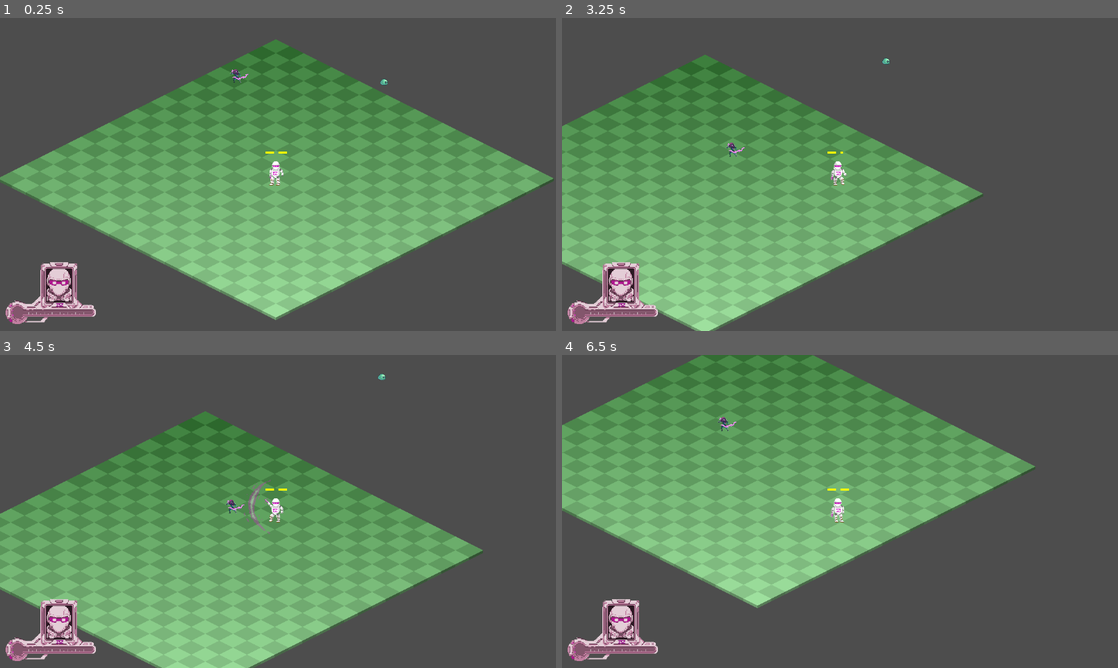
Above: before the commit, frames 1-4 (two rows, left to right).
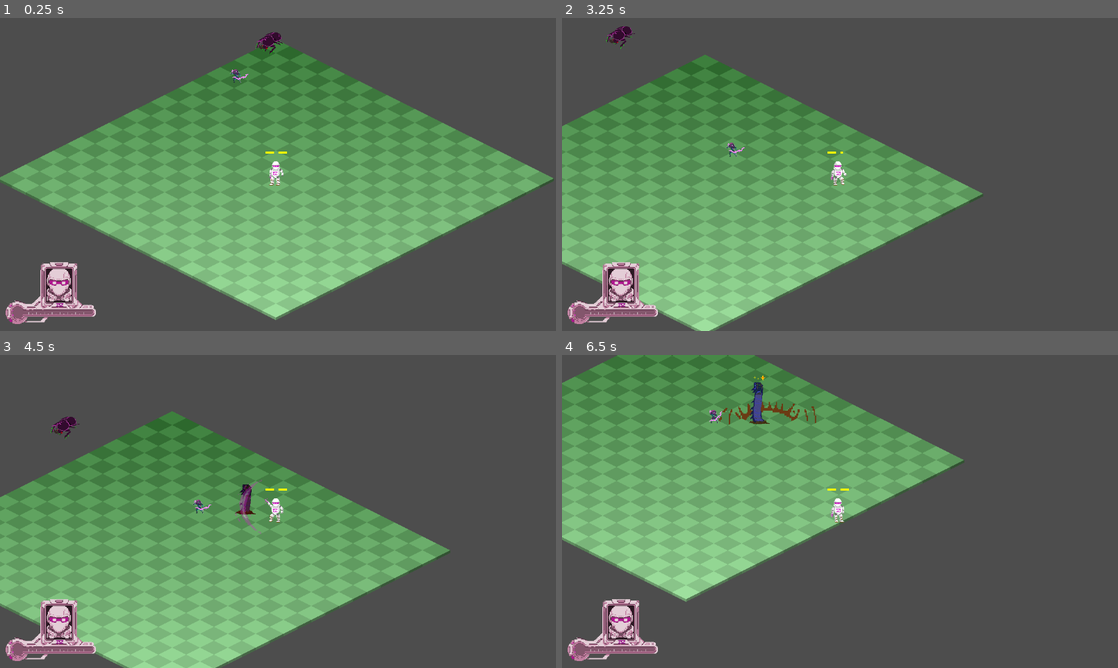
Above: after the commit, the same moments.

Repository: NoeRoberties/Odomat
Game: Godot game, scene res://Scenes/Maps/World.tscn
The game is run twice, just before and just after one commit, with the same random seed, the same clock (stepped at 60 frames per second) and the same inputs.
Inputs (mouse positions are in pixels of both pictures, inside the frame that each line leads up to):
- Up to frame 1 (0.25 s): no input
- Up to frame 2 (3.25 s): tap Enter at 0.5 s; move the mouse to (962, 158) at 0.52 s; hold D (move_right) 0.53-1.28 s; hold Shift (dash) 0.53-1.28 s; move the mouse to (728, 190) at 1.27 s; hold S (move_down) 1.28-2.03 s; tap Space (interact_npc) at 1.35 s; move the mouse to (895, 105) at 2.02 s; press the mouse at (895, 105) at 2.03 s; hold D (move_right) 2.03-2.78 s; move the mouse to (812, 237) at 2.77 s; release the mouse at (812, 237) at 2.78 s; hold W (move_up) from 2.78 s (still down); tap Shift (dash) at 2.85 s
- Up to frame 3 (4.5 s): move the mouse to (444, 558) at 3.52 s; release W (move_up) at 3.53 s; hold Space (interact_npc) 3.53-4.28 s; hold A (move_left) from 3.53 s (still down); move the mouse to (111, 464) at 4.27 s; click (111, 464) at 4.35 s
- Up to frame 4 (6.5 s): move the mouse to (867, 511) at 5.02 s; release A (move_left) at 5.03 s; hold S (move_down) 5.03-5.78 s; hold Shift (dash) 5.03-5.78 s; move the mouse to (756, 433) at 5.77 s; hold D (move_right) from 5.78 s (still down); tap Space (interact_npc) at 5.85 s

The runs differ from the first frame. In frame 1, 0.2% of the frame differs, in the area x 45-70%, y 4-22%; in frame 2, 0.2%; in frame 3, 13%; in frame 4, 29%, in the area x 0-86%, y 0-81%.

Commit message:
[UPT] Use beetle sprite instead of slime, and fix blinking for enemies

Diff:
--- /dev/null
+++ b/godot-project/odomat/Scenes/Enemies/Beetle/Beetle.tscn
@@ -0,0 +1,96 @@
+[gd_scene format=3 uid="uid://dpt76ag0jeexs"]
+
+[ext_resource type="Script" uid="uid://ltynpqd0x742" path="res://Scripts/Enemies/Beetle/beetle.gd" id="1_f0k3c"]
+[ext_resource type="Texture2D" uid="uid://betqluaq6h211" path="res://Assets/Enemy/Mobs/Beetle/beetle.png" id="2_edmr7"]
+
+[sub_resource type="CircleShape2D" id="CircleShape2D_p1xxi"]
+radius = 14.035668
+
+[sub_resource type="CircleShape2D" id="CircleShape2D_7yyg5"]
+radius = 150.03
+
+[sub_resource type="AtlasTexture" id="AtlasTexture_h6ba7"]
+atlas = ExtResource("2_edmr7")
+region = Rect2(0, 64, 80, 64)
+
+[sub_resource type="AtlasTexture" id="AtlasTexture_pj7tx"]
+atlas = ExtResource("2_edmr7")
+region = Rect2(80, 64, 80, 64)
+
+[sub_resource type="AtlasTexture" id="AtlasTexture_bfev0"]
+atlas = ExtResource("2_edmr7")
+region = Rect2(160, 64, 80, 64)
+
+[sub_resource type="AtlasTexture" id="AtlasTexture_5xyne"]
+atlas = ExtResource("2_edmr7")
+region = Rect2(0, 0, 80, 64)
+
+[sub_resource type="AtlasTexture" id="AtlasTexture_5wbek"]
+atlas = ExtResource("2_edmr7")
+region = Rect2(80, 0, 80, 64)
+
+[sub_resource type="AtlasTexture" id="AtlasTexture_smy7y"]
+atlas = ExtResource("2_edmr7")
+region = Rect2(160, 0, 80, 64)
+
+[sub_resource type="SpriteFrames" id="SpriteFrames_ygk7p"]
+animations = [{
+"frames": [{
+"duration": 1.0,
+"texture": SubResource("AtlasTexture_h6ba7")
+}],
+"loop": true,
+"name": &"player_detected",
+"speed": 5.0
+}, {
+"frames": [{
+"duration": 1.0,
+"texture": SubResource("AtlasTexture_pj7tx")
+}, {
+"duration": 1.0,
+"texture": SubResource("AtlasTexture_bfev0")
+}],
+"loop": true,
+"name": &"rush",
+"speed": 8.0
+}, {
+"frames": [{
+"duration": 1.0,
+"texture": SubResource("AtlasTexture_5xyne")
+}, {
+"duration": 1.0,
+"texture": SubResource("AtlasTexture_5wbek")
+}, {
+"duration": 1.0,
+"texture": SubResource("AtlasTexture_smy7y")
+}],
+"loop": true,
+"name": &"wandering",
+"speed": 6.5
+}]
+
+[node name="Beetle" type="CharacterBody2D" unique_id=1381557161 groups=["enemies"]]
+script = ExtResource("1_f0k3c")
+metadata/_custom_type_script = "uid://ltynpqd0x742"
+
+[node name="CollisionShape2D" type="CollisionShape2D" parent="." unique_id=1592588746]
+position = Vector2(1, 0)
+shape = SubResource("CircleShape2D_p1xxi")
+
+[node name="DetectionArea" type="Area2D" parent="." unique_id=1169256084]
+
+[node name="CollisionShape2D" type="CollisionShape2D" parent="DetectionArea" unique_id=2086367212]
+shape = SubResource("CircleShape2D_7yyg5")
+
+[node name="AttackLoadingTimer" type="Timer" parent="." unique_id=1611566702]
+unique_name_in_owner = true
+process_callback = 0
+
+[node name="AnimatedSprite2D" type="AnimatedSprite2D" parent="." unique_id=1628199959]
+sprite_frames = SubResource("SpriteFrames_ygk7p")
+animation = &"player_detected"
+frame_progress = 0.011055296
+
+[connection signal="body_entered" from="DetectionArea" to="." method="_on_detection_area_body_entered"]
+[connection signal="body_exited" from="DetectionArea" to="." method="_on_detection_area_body_exited"]
+[connection signal="timeout" from="AttackLoadingTimer" to="." method="_on_attack_loading_timer_timeout"]
--- a/godot-project/odomat/Scenes/Enemies/Slime/Slime.tscn
+++ /dev/null
@@ -1,283 +0,0 @@
-[gd_scene format=3 uid="uid://dpt76ag0jeexs"]
-
-[ext_resource type="Script" uid="uid://ltynpqd0x742" path="res://Scripts/Enemies/Slime/slime.gd" id="1_f0k3c"]
-[ext_resource type="Texture2D" uid="uid://c4btd8qx1l6f7" path="res://Assets/Enemy/Mobs/slime.png" id="2_p1xxi"]
-
-[sub_resource type="AtlasTexture" id="AtlasTexture_7yyg5"]
-atlas = ExtResource("2_p1xxi")
-region = Rect2(0, 0, 64, 64)
-
-[sub_resource type="AtlasTexture" id="AtlasTexture_xsyo3"]
-atlas = ExtResource("2_p1xxi")
-region = Rect2(64, 0, 64, 64)
-
-[sub_resource type="AtlasTexture" id="AtlasTexture_oi5nh"]
-atlas = ExtResource("2_p1xxi")
-region = Rect2(128, 0, 64, 64)
-
-[sub_resource type="AtlasTexture" id="AtlasTexture_qmdr4"]
-atlas = ExtResource("2_p1xxi")
-region = Rect2(192, 0, 64, 64)
-
-[sub_resource type="AtlasTexture" id="AtlasTexture_3mnvw"]
-atlas = ExtResource("2_p1xxi")
-region = Rect2(256, 0, 64, 64)
-
-[sub_resource type="AtlasTexture" id="AtlasTexture_h65gf"]
-atlas = ExtResource("2_p1xxi")
-region = Rect2(320, 0, 64, 64)
-
-[sub_resource type="AtlasTexture" id="AtlasTexture_ri7b6"]
-atlas = ExtResource("2_p1xxi")
-region = Rect2(384, 0, 64, 64)
-
-[sub_resource type="AtlasTexture" id="AtlasTexture_tu4ju"]
-atlas = ExtResource("2_p1xxi")
-region = Rect2(448, 0, 64, 64)
-
-[sub_resource type="AtlasTexture" id="AtlasTexture_ki3du"]
-atlas = ExtResource("2_p1xxi")
-region = Rect2(0, 128, 64, 64)
-
-[sub_resource type="AtlasTexture" id="AtlasTexture_j3rtx"]
-atlas = ExtResource("2_p1xxi")
-region = Rect2(64, 128, 64, 64)
-
-[sub_resource type="AtlasTexture" id="AtlasTexture_yifxl"]
-atlas = ExtResource("2_p1xxi")
-region = Rect2(128, 128, 64, 64)
-
-[sub_resource type="AtlasTexture" id="AtlasTexture_34uwb"]
-atlas = ExtResource("2_p1xxi")
-region = Rect2(192, 128, 64, 64)
-
-[sub_resource type="AtlasTexture" id="AtlasTexture_qm87h"]
-atlas = ExtResource("2_p1xxi")
-region = Rect2(256, 128, 64, 64)
-
-[sub_resource type="AtlasTexture" id="AtlasTexture_qa8qf"]
-atlas = ExtResource("2_p1xxi")
-region = Rect2(320, 128, 64, 64)
-
-[sub_resource type="AtlasTexture" id="AtlasTexture_g73w3"]
-atlas = ExtResource("2_p1xxi")
-region = Rect2(384, 128, 64, 64)
-
-[sub_resource type="AtlasTexture" id="AtlasTexture_paogw"]
-atlas = ExtResource("2_p1xxi")
-region = Rect2(448, 128, 64, 64)
-
-[sub_resource type="AtlasTexture" id="AtlasTexture_i2uv7"]
-atlas = ExtResource("2_p1xxi")
-region = Rect2(0, 192, 64, 64)
-
-[sub_resource type="AtlasTexture" id="AtlasTexture_oggg7"]
-atlas = ExtResource("2_p1xxi")
-region = Rect2(64, 192, 64, 64)
-
-[sub_resource type="AtlasTexture" id="AtlasTexture_3w3dw"]
-atlas = ExtResource("2_p1xxi")
-region = Rect2(128, 192, 64, 64)
-
-[sub_resource type="AtlasTexture" id="AtlasTexture_aisuu"]
-atlas = ExtResource("2_p1xxi")
-region = Rect2(192, 192, 64, 64)
-
-[sub_resource type="AtlasTexture" id="AtlasTexture_tal75"]
-atlas = ExtResource("2_p1xxi")
-region = Rect2(256, 192, 64, 64)
-
-[sub_resource type="AtlasTexture" id="AtlasTexture_7h816"]
-atlas = ExtResource("2_p1xxi")
-region = Rect2(320, 192, 64, 64)
-
-[sub_resource type="AtlasTexture" id="AtlasTexture_nevve"]
-atlas = ExtResource("2_p1xxi")
-region = Rect2(384, 192, 64, 64)
-
-[sub_resource type="AtlasTexture" id="AtlasTexture_x2nwx"]
-atlas = ExtResource("2_p1xxi")
-region = Rect2(448, 192, 64, 64)
-
-[sub_resource type="AtlasTexture" id="AtlasTexture_sadrg"]
-atlas = ExtResource("2_p1xxi")
-region = Rect2(0, 64, 64, 64)
-
-[sub_resource type="AtlasTexture" id="AtlasTexture_8gdrv"]
-atlas = ExtResource("2_p1xxi")
-region = Rect2(64, 64, 64, 64)
-
-[sub_resource type="AtlasTexture" id="AtlasTexture_wf5fp"]
-atlas = ExtResource("2_p1xxi")
-region = Rect2(128, 64, 64, 64)
-
-[sub_resource type="AtlasTexture" id="AtlasTexture_oswlh"]
-atlas = ExtResource("2_p1xxi")
-region = Rect2(192, 64, 64, 64)
-
-[sub_resource type="AtlasTexture" id="AtlasTexture_h27s6"]
-atlas = ExtResource("2_p1xxi")
-region = Rect2(256, 64, 64, 64)
-
-[sub_resource type="AtlasTexture" id="AtlasTexture_ligs8"]
-atlas = ExtResource("2_p1xxi")
-region = Rect2(320, 64, 64, 64)
-
-[sub_resource type="AtlasTexture" id="AtlasTexture_i4rxo"]
-atlas = ExtResource("2_p1xxi")
-region = Rect2(384, 64, 64, 64)
-
-[sub_resource type="AtlasTexture" id="AtlasTexture_c6njv"]
-atlas = ExtResource("2_p1xxi")
-region = Rect2(448, 64, 64, 64)
-
-[sub_resource type="SpriteFrames" id="SpriteFrames_ygk7p"]
-animations = [{
-"frames": [{
-"duration": 1.0,
-"texture": SubResource("AtlasTexture_7yyg5")
-}, {
-"duration": 1.0,
-"texture": SubResource("AtlasTexture_xsyo3")
-}, {
-"duration": 1.0,
-"texture": SubResource("AtlasTexture_oi5nh")
-}, {
-"duration": 1.0,
-"texture": SubResource("AtlasTexture_qmdr4")
-}, {
-"duration": 1.0,
-"texture": SubResource("AtlasTexture_3mnvw")
-}, {
-"duration": 1.0,
-"texture": SubResource("AtlasTexture_h65gf")
-}, {
-"duration": 1.0,
-"texture": SubResource("AtlasTexture_ri7b6")
-}, {
-"duration": 1.0,
-"texture": SubResource("AtlasTexture_tu4ju")
-}],
-"loop": true,
-"name": &"wandering_down",
-"speed": 8.0
-}, {
-"frames": [{
-"duration": 1.0,
-"texture": SubResource("AtlasTexture_ki3du")
-}, {
-"duration": 1.0,
-"texture": SubResource("AtlasTexture_j3rtx")
-}, {
-"duration": 1.0,
-"texture": SubResource("AtlasTexture_yifxl")
-}, {
-"duration": 1.0,
-"texture": SubResource("AtlasTexture_34uwb")
-}, {
-"duration": 1.0,
-"texture": SubResource("AtlasTexture_qm87h")
-}, {
-"duration": 1.0,
-"texture": SubResource("AtlasTexture_qa8qf")
-}, {
-"duration": 1.0,
-"texture": SubResource("AtlasTexture_g73w3")
-}, {
-"duration": 1.0,
-"texture": SubResource("AtlasTexture_paogw")
-}],
-"loop": true,
-"name": &"wandering_left",
-"speed": 5.0
-}, {
-"frames": [{
-"duration": 1.0,
-"texture": SubResource("AtlasTexture_i2uv7")
-}, {
-"duration": 1.0,
-"texture": SubResource("AtlasTexture_oggg7")
-}, {
-"duration": 1.0,
-"texture": SubResource("AtlasTexture_3w3dw")
-}, {
-"duration": 1.0,
-"texture": SubResource("AtlasTexture_aisuu")
-}, {
-"duration": 1.0,
-"texture": SubResource("AtlasTexture_tal75")
-}, {
-"duration": 1.0,
-"texture": SubResource("AtlasTexture_7h816")
-}, {
-"duration": 1.0,
-"texture": SubResource("AtlasTexture_nevve")
-}, {
-"duration": 1.0,
-"texture": SubResource("AtlasTexture_x2nwx")
-}],
-"loop": true,
-"name": &"wandering_right",
-"speed": 5.0
-}, {
-"frames": [{
-"duration": 1.0,
-"texture": SubResource("AtlasTexture_sadrg")
-}, {
-"duration": 1.0,
-"texture": SubResource("AtlasTexture_8gdrv")
-}, {
-"duration": 1.0,
-"texture": SubResource("AtlasTexture_wf5fp")
-}, {
-"duration": 1.0,
-"texture": SubResource("AtlasTexture_oswlh")
-}, {
-"duration": 1.0,
-"texture": SubResource("AtlasTexture_h27s6")
-}, {
-"duration": 1.0,
-"texture": SubResource("AtlasTexture_ligs8")
-}, {
-"duration": 1.0,
-"texture": SubResource("AtlasTexture_i4rxo")
-}, {
-"duration": 1.0,
-"texture": SubResource("AtlasTexture_c6njv")
-}],
-"loop": true,
-"name": &"wandering_up",
-"speed": 5.0
-}]
-
-[sub_resource type="CircleShape2D" id="CircleShape2D_p1xxi"]
-radius = 14.035668
-
-[sub_resource type="CircleShape2D" id="CircleShape2D_7yyg5"]
-radius = 150.03
-
-[node name="Slime" type="CharacterBody2D" unique_id=1381557161 groups=["enemies"]]
-script = ExtResource("1_f0k3c")
-metadata/_custom_type_script = "uid://ltynpqd0x742"
-
-[node name="AnimatedSprite2D" type="AnimatedSprite2D" parent="." unique_id=1628199959]
-sprite_frames = SubResource("SpriteFrames_ygk7p")
-animation = &"wandering_right"
-frame_progress = 0.26416704
-
-[node name="CollisionShape2D" type="CollisionShape2D" parent="." unique_id=1592588746]
-position = Vector2(1, 0)
-shape = SubResource("CircleShape2D_p1xxi")
-
-[node name="DetectionArea" type="Area2D" parent="." unique_id=1169256084]
-
-[node name="CollisionShape2D" type="CollisionShape2D" parent="DetectionArea" unique_id=2086367212]
-shape = SubResource("CircleShape2D_7yyg5")
-
-[node name="AttackLoadingTimer" type="Timer" parent="." unique_id=1611566702]
-unique_name_in_owner = true
-process_callback = 0
-
-[connection signal="body_entered" from="DetectionArea" to="." method="_on_detection_area_body_entered"]
-[connection signal="body_exited" from="DetectionArea" to="." method="_on_detection_area_body_exited"]
-[connection signal="timeout" from="AttackLoadingTimer" to="." method="_on_attack_loading_timer_timeout"]
--- a/godot-project/odomat/Scenes/Maps/World.tscn
+++ b/godot-project/odomat/Scenes/Maps/World.tscn
@@ -2,23 +2,20 @@
 
 [ext_resource type="PackedScene" uid="uid://brnw2i2klx3j6" path="res://Scenes/Player/Player.tscn" id="1_Player"]
 [ext_resource type="Script" uid="uid://cp1qgq66wl8xa" path="res://Scripts/Maps/world.gd" id="2_World"]
-[ext_resource type="PackedScene" uid="uid://dpt76ag0jeexs" path="res://Scenes/Enemies/Slime/Slime.tscn" id="3_7g83o"]
+[ext_resource type="PackedScene" uid="uid://dpt76ag0jeexs" path="res://Scenes/Enemies/Beetle/Beetle.tscn" id="3_7g83o"]
 [ext_resource type="PackedScene" uid="uid://cuyrth054w2hu" path="res://Scenes/Enemies/Archer/Archer.tscn" id="4_87k0f"]
-[ext_resource type="PackedScene" uid="uid://dtqm6mc60fbp6" path="res://Scenes/NPCs/NPC.tscn" id="5_81t7q"]
+[ext_resource type="PackedScene" uid="uid://bo26nh3e2i3b7" path="res://Scenes/Enemies/Worm/Worm.tscn" id="5_81t7q"]
 
 [node name="World" type="Node2D" unique_id=420205900]
 y_sort_enabled = true
 script = ExtResource("2_World")
-
-[node name="Slime" parent="." unique_id=1381557161 instance=ExtResource("3_7g83o")]
-position = Vector2(231, 112)
 
 [node name="Player" parent="." unique_id=979638911 instance=ExtResource("1_Player")]
 
 [node name="Archer" parent="." unique_id=1862442761 instance=ExtResource("4_87k0f")]
 position = Vector2(-90, 109)
 
-[node name="NPC" parent="." unique_id=714362369 instance=ExtResource("5_81t7q")]
-position = Vector2(119, -61)
-_dialogues = Array[String](["caca", "prout"])
-_name = "cacapipiz"
+[node name="Beetle" parent="." unique_id=1381557161 instance=ExtResource("3_7g83o")]
+
+[node name="Worm" parent="." unique_id=777213769 instance=ExtResource("5_81t7q")]
+position = Vector2(97, -12)
--- a/godot-project/odomat/Scripts/Enemies/Archer/archer.gd
+++ b/godot-project/odomat/Scripts/Enemies/Archer/archer.gd
@@ -41,6 +41,16 @@
 var _knockback_timer := 0.0
 const KNOCKBACK_DURATION := 0.5
 
+var _animated_sprite: AnimatedSprite2D
+var _original_color: Color
+var _blink_tween: Tween
+
+
+
+func _ready() -> void:
+	_animated_sprite = $AnimatedSprite2D
+	_original_color = _animated_sprite.modulate
+
 
 func _physics_process(delta: float) -> void:
 	if GameState.current_state != GameState.GameState.PLAYING:
@@ -78,8 +88,8 @@
 
 func _state_idle() -> void:
 	velocity = Vector2.ZERO
-	if $AnimatedSprite2D.animation != "idle":
-		$AnimatedSprite2D.play("idle")
+	if _animated_sprite.animation != "idle":
+		_animated_sprite.play("idle")
 
 	if _player == null:
 		return
@@ -118,15 +128,15 @@
 
 	var direction: Vector2 = (_player.global_position - global_position).normalized()
 	velocity = direction * _speed
-	if $AnimatedSprite2D.animation != "walk":
-		$AnimatedSprite2D.play("walk")
+	if _animated_sprite.animation != "walk":
+		_animated_sprite.play("walk")
 
 
 func _state_dash_approach(delta: float) -> void:
 	_dash_timer -= delta
 	velocity = _dash_direction * _dash_speed
-	if $AnimatedSprite2D.animation != "walk":
-		$AnimatedSprite2D.play("walk")
+	if _animated_sprite.animation != "walk":
+		_animated_sprite.play("walk")
 
 	if _dash_timer <= 0.0:
 		velocity = Vector2.ZERO
@@ -147,8 +157,8 @@
 
 func _state_prepare_shot(delta: float) -> void:
 	velocity = Vector2.ZERO
-	if $AnimatedSprite2D.animation != "idle":
-		$AnimatedSprite2D.play("idle")
+	if _animated_sprite.animation != "idle":
+		_animated_sprite.play("idle")
 
 	if _player == null:
 		_state = State.IDLE
@@ -175,8 +185,8 @@
 		_shoot_timer = _shoot_cooldown
 		_shoot()
 
-	if $AnimatedSprite2D.animation != "shoot":
-		$AnimatedSprite2D.play("shoot")
+	if _animated_sprite.animation != "shoot":
+		_animated_sprite.play("shoot")
 
 	_shoot_end_timer -= delta
 	if _shoot_end_timer <= 0.0:
@@ -189,8 +199,8 @@
 func _state_dash_flee(delta: float) -> void:
 	_dash_timer -= delta
 	velocity = _dash_direction * _dash_speed
-	if $AnimatedSprite2D.animation != "walk":
-		$AnimatedSprite2D.play("walk")
+	if _animated_sprite.animation != "walk":
+		_animated_sprite.play("walk")
 
 	if _dash_timer <= 0.0:
 		velocity = Vector2.ZERO
@@ -271,10 +281,10 @@
 		return
 
 	var target_position = _player.global_position
-	$AnimatedSprite2D.play("shoot")
-
-	var frame_count: int = $AnimatedSprite2D.sprite_frames.get_frame_count("shoot")
-	var anim_speed: float = $AnimatedSprite2D.sprite_frames.get_animation_speed("shoot")
+	_animated_sprite.play("shoot")
+
+	var frame_count: int = _animated_sprite.sprite_frames.get_frame_count("shoot")
+	var anim_speed: float = _animated_sprite.sprite_frames.get_animation_speed("shoot")
 	var shoot_duration: float = 0.5
 
 	if anim_speed > 0.0:
@@ -292,7 +302,7 @@
 		return
 
 	var offset = Vector2(5, -30)
-	if $AnimatedSprite2D.flip_h:
+	if _animated_sprite.flip_h:
 		offset.x = -offset.x
 
 	var shoot_pos = global_position + offset
@@ -305,7 +315,7 @@
 
 
 func _on_animated_sprite_2d_animation_finished() -> void:
-	if $AnimatedSprite2D.animation != "shoot":
+	if _animated_sprite.animation != "shoot":
 		return
 
 	if _state != State.SHOOT:
@@ -322,9 +332,9 @@
 		return
 
 	if _state == State.DASH_FLEE:
-		$AnimatedSprite2D.flip_h = (_player.global_position.x > global_position.x)
+		_animated_sprite.flip_h = (_player.global_position.x > global_position.x)
 	else:
-		$AnimatedSprite2D.flip_h = (_player.global_position.x < global_position.x)
+		_animated_sprite.flip_h = (_player.global_position.x < global_position.x)
 
 
 func _on_attack_area_body_entered(body: Node2D) -> void:
@@ -371,9 +381,8 @@
 func take_damage(damage: int, attacker_position: Vector2 = Vector2.ZERO, knockback_force: float = 0.0) -> void:
 	_health -= damage
 
-	var sprite = $AnimatedSprite2D
-	if sprite:
-		_animate_archer_blink(sprite)
+	if _animated_sprite:
+		_animate_archer_blink()
 
 	if attacker_position != Vector2.ZERO:
 		var dir := (global_position - attacker_position).normalized()
@@ -387,9 +396,15 @@
 		queue_free()
 
 
-func _animate_archer_blink(sprite: AnimatedSprite2D) -> void:
-	var original_color = sprite.self_modulate
-	var tween = create_tween()
-	tween.set_parallel(false)
-	tween.tween_property(sprite, "self_modulate", Color.RED, 0.08)
-	tween.tween_property(sprite, "self_modulate", original_color, 0.08)
+func _animate_archer_blink() -> void:
+	if _blink_tween:
+		_blink_tween.kill()
+
+	_animated_sprite.self_modulate = _original_color
+
+	_blink_tween = create_tween()
+	_blink_tween.set_parallel(false)
+
+	for i in range(4):
+		_blink_tween.tween_property(_animated_sprite, "self_modulate", Color.RED, 0.08)
+		_blink_tween.tween_property(_animated_sprite, "self_modulate", _original_color, 0.08)
--- a/godot-project/odomat/Scripts/Enemies/Slime/slime.gd
+++ b/godot-project/odomat/Scripts/Enemies/Beetle/beetle.gd
@@ -1,5 +1,5 @@
 extends CharacterBody2D
-class_name Slime
+class_name Beetle
 
 const WANDERING_DISTANCE: float = 200.0
 const ATTACK_SPEED_MULTIPLIER: float = 3.0
@@ -10,10 +10,15 @@
 @export var _speed: float = 75.0
 
 var _state: State = State.WANDERING
+
 var _animated_sprite: AnimatedSprite2D
+var _original_color: Color
+var _blink_tween: Tween
+
 var _wandering_destination: Vector2
 var _attacking_destination: Vector2
 var _player: CharacterBody2D = null
+
 
 enum State {ATTACKING, WANDERING, LOADING}
 
@@ -21,18 +26,24 @@
 	if GameState.current_state != GameState.GameState.PLAYING:
 		return
 	if _state == State.WANDERING:
+		_animated_sprite.play("wandering")
+		_animated_sprite.flip_h = velocity.x > 0
 		_wander()
 	if _state == State.ATTACKING:
+		_animated_sprite.play("rush")
+		_animated_sprite.flip_h = velocity.x > 0
 		_attack()
 
 func _ready() -> void:
 	_animated_sprite = $AnimatedSprite2D
+	_original_color = _animated_sprite.self_modulate
 	_choose_wandering_destination()
 
 
 func _load_attack() -> void:
 	velocity = Vector2.ZERO
 	_state = State.LOADING
+	_animated_sprite.play("player_detected")
 	%AttackLoadingTimer.start()
 
 
@@ -124,10 +135,14 @@
 
 
 func _animate_blink() -> void:
-	var original_color = _animated_sprite.self_modulate
-	var tween = create_tween()
-	tween.set_parallel(false)  # Sequential animations
+	if _blink_tween:
+		_blink_tween.kill()
+
+	_animated_sprite.self_modulate = _original_color
+
+	_blink_tween = create_tween()
+	_blink_tween.set_parallel(false)  # Sequential animations
 
 	for i in range(4):
-		tween.tween_property(_animated_sprite, "self_modulate", Color.RED, 0.08)
-		tween.tween_property(_animated_sprite, "self_modulate", original_color, 0.08)
+		_blink_tween.tween_property(_animated_sprite, "self_modulate", Color.RED, 0.08)
+		_blink_tween.tween_property(_animated_sprite, "self_modulate", _original_color, 0.08)
--- a/godot-project/odomat/Scripts/Enemies/Worm/worm.gd
+++ b/godot-project/odomat/Scripts/Enemies/Worm/worm.gd
@@ -18,9 +18,13 @@
 
 var shockwave_scene: PackedScene = preload("res://Scenes/Enemies/Worm/Shockwave.tscn")
 
-@onready var _animated_sprite: AnimatedSprite2D = $AnimatedSprite2D
+var _animated_sprite: AnimatedSprite2D
+var _original_color: Color
+var _blink_tween: Tween
 
 func _ready() -> void:
+	_animated_sprite = $AnimatedSprite2D
+	_original_color = _animated_sprite.modulate
 	$WaitTimer.start(MAX_WAIT_TIME)
 	visible = false
 
@@ -49,26 +53,30 @@
 
 
 func _animate_blink() -> void:
-	var original_color = _animated_sprite.self_modulate
-	var tween = create_tween()
-	tween.set_parallel(false)  # Sequential animations
+	if _blink_tween:
+		_blink_tween.kill()
+
+	_animated_sprite.self_modulate = _original_color
+
+	_blink_tween = create_tween()
+	_blink_tween.set_parallel(false)
 
 	for i in range(4):
-		tween.tween_property(_animated_sprite, "self_modulate", Color.RED, 0.08)
-		tween.tween_property(_animated_sprite, "self_modulate", original_color, 0.08)
+		_blink_tween.tween_property(_animated_sprite, "self_modulate", Color.RED, 0.08)
+		_blink_tween.tween_property(_animated_sprite, "self_modulate", _original_color, 0.08)
 
 
 func _on_animated_sprite_2d_animation_finished() -> void:
 	if _state == State.ARISING:
 		_state = State.HITTING_GROUND
-		$AnimatedSprite2D.play("hit_ground")
+		_animated_sprite.play("hit_ground")
 	elif _state == State.HITTING_GROUND:
 		_trigger_shockwave()
 		_state = State.GETTING_UP
-		$AnimatedSprite2D.play("getting_up")
+		_animated_sprite.play("getting_up")
 	elif _state == State.GETTING_UP:
 		_state = State.CONFUSED
-		$AnimatedSprite2D.play("confused")
+		_animated_sprite.play("confused")
 		$ConfusedTimer.start(CONFUSED_TIME)
 	elif _state == State.DIVING:
 		visible = false
@@ -90,9 +98,9 @@
 		global_position = _player.global_position + offset
 		_state = State.ARISING
 		visible = true
-		$AnimatedSprite2D.play("arise")
+		_animated_sprite.play("arise")
 
 
 func _on_confused_timer_timeout() -> void:
 	_state = State.DIVING
-	$AnimatedSprite2D.play("dive")
+	_animated_sprite.play("dive")
Renamed: godot-project/odomat/Assets/Enemy/Mobs/beetle.png -> godot-project/odomat/Assets/Enemy/Mobs/Beetle/beetle.png
Renamed: godot-project/odomat/Scripts/Enemies/Slime/slime.gd.uid -> godot-project/odomat/Scripts/Enemies/Beetle/beetle.gd.uid
